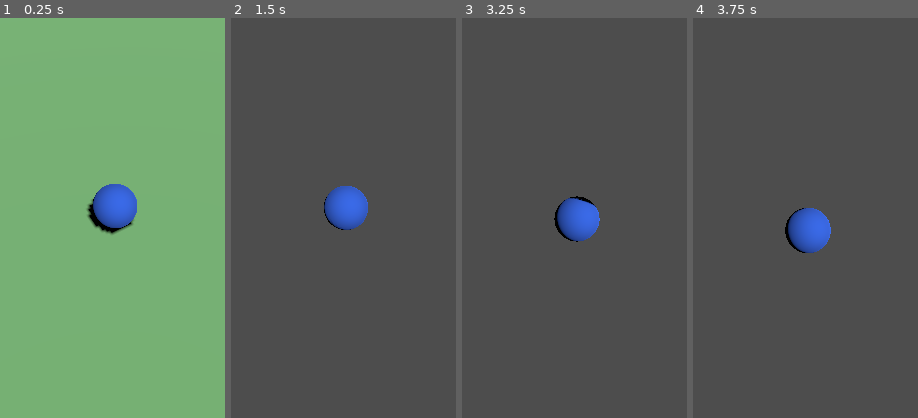
Above: before the commit, frames 1-4 (left to right).
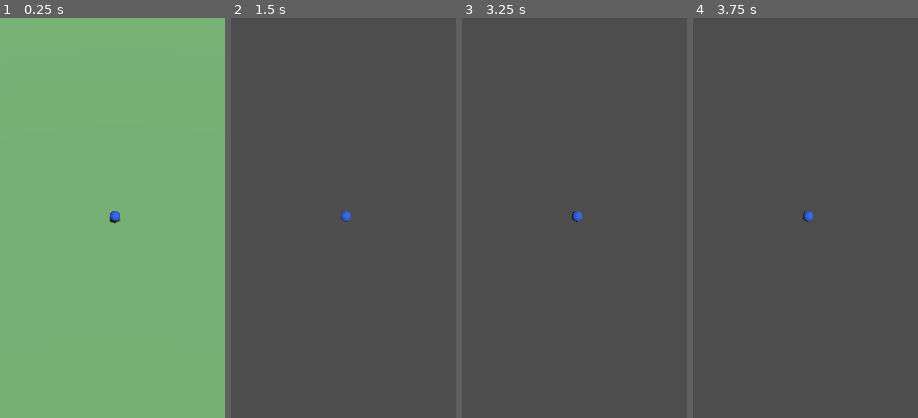
Above: after the commit, the same moments.

Repository: Dominic339/Shared-Skies
Game: Godot game, scene res://scenes/Main.tscn
The game is run twice, just before and just after one commit, with the same random seed, the same clock (stepped at 60 frames per second) and the same inputs.
Inputs (mouse positions are % of the whole screen's width and height, from its top left):
- Up to frame 1 (0.25 s): no input
- Up to frame 2 (1.5 s): click (14, 3) at 0.52 s; type "12" at 0.6 s; click (14, 5) at 0.75 s; type "12" at 0.83 s; click "Set Position" at 1.25 s
- Up to frame 3 (3.25 s): tap Enter at 2 s; move the mouse to (72, 45) at 2.02 s; hold D 2.03-2.75 s; click (72, 45) at 2.17 s; drag from (30, 55) to (45, 70) at 2.77 s
- Up to frame 4 (3.75 s): tap Space at 3.5 s; move the mouse to (60, 28) at 3.52 s; hold D from 3.53 s (still down)
The pictures show only the part of the screen within x 24-74%, y 25-75%; the shares and areas given below are measured in that part.

The runs differ from the first frame. In frame 1, 2.1% of the frame differs, in the area x 38-61%, y 41-55%; in frame 2, 1.7%; in frame 3, 1.7%; in frame 4, 1.8%.

Commit message:
Widen camera zoom range and ground plane for real-world map scale
Both were sized for the pre-map test scene (player + one signpost a
few meters apart) -- max_zoom=20 and a 200x200m ground plane can't
show real street geometry, which the cooked Nashua tiles correctly
place hundreds to 1000+ meters from the origin. What looked like a
coordinate bug (roads/water appearing as faint distant lines near
the horizon) was actually correctly-positioned real geometry mostly
outside a camera view zoomed in far too tight to show it.

max_zoom 20 -> 200, default zoom 12 -> 50, zoom_step 1.5 -> 10 (so
scrolling the wider range isn't tedious), ground plane 200x200 ->
6000x6000 (covers the loaded 3x3 tile grid with margin).

Co-Authored-By: Claude Sonnet 5 <noreply@anthropic.com>
Claude-Session: https://claude.ai/code/session_01AHmiCVGuG2bKpEKrF4VL2r

Diff:
--- a/client/scenes/Main.tscn
+++ b/client/scenes/Main.tscn
@@ -7,7 +7,7 @@
 [ext_resource type="Script" path="res://scripts/map_tile_loader.gd" id="5"]
 
 [sub_resource type="PlaneMesh" id="PlaneMesh_1"]
-size = Vector2(200, 200)
+size = Vector2(6000, 6000)
 
 [sub_resource type="StandardMaterial3D" id="StandardMaterial3D_1"]
 albedo_color = Color(0.482353, 0.729412, 0.470588, 1)
--- a/client/scripts/orbit_camera.gd
+++ b/client/scripts/orbit_camera.gd
@@ -8,9 +8,9 @@
 # there's no way for the camera to end up aimed somewhere wrong.
 
 @export var min_zoom: float = 6.0
-@export var max_zoom: float = 20.0
+@export var max_zoom: float = 200.0  # real street geometry spans hundreds of meters, not ~20
 @export var drag_degrees_per_pixel: float = 0.3
-@export var zoom_step: float = 1.5
+@export var zoom_step: float = 10.0
 
 # 15-degree buffer off both extremes -- never fully edge-on (0 deg, camera
 # in the ground plane) and never fully top-down (90 deg, straight overhead)
@@ -20,7 +20,7 @@
 
 var yaw_degrees: float = 0.0
 var pitch_degrees: float = 55.0
-var zoom: float = 12.0
+var zoom: float = 50.0
 
 var _dragging: bool = false
 
